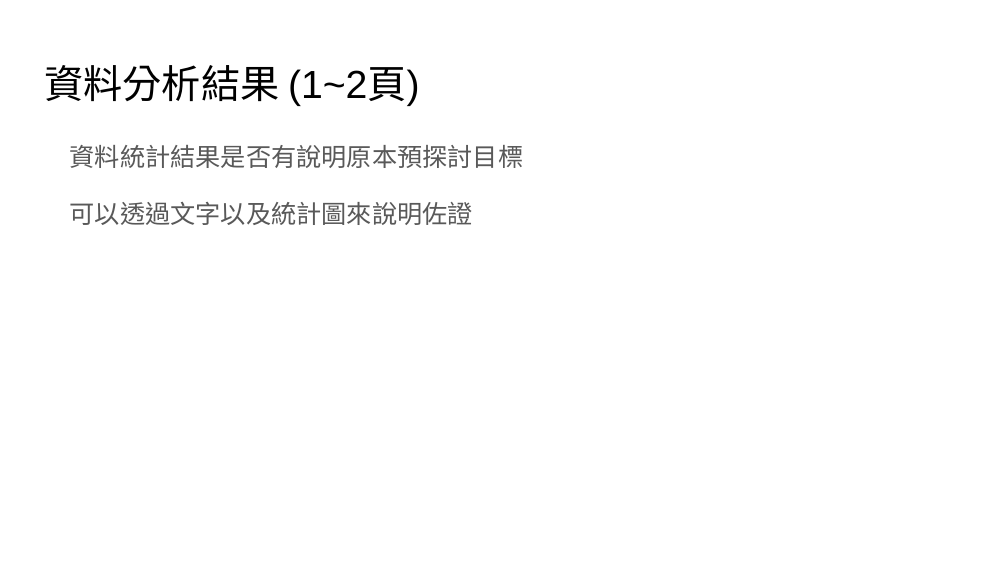
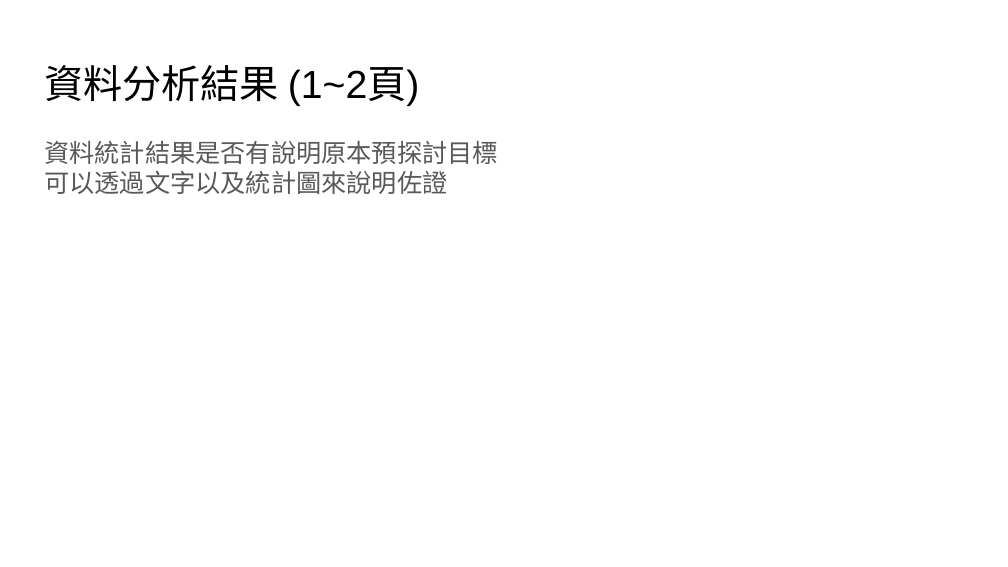
Before and after one commit to leadwort15027/SocialMedia_Final, a slide deck: slide 9 of Final_Project.pptx (slide 7 before the commit). Drawn at 1008x567 pixels with LibreOffice and Linux fonts; fonts in the diff are those of the drawing. Boxes give left, top, right and bottom in pixels: in the first picture for what was removed or moved away, otherwise in the second. Text is boxed around its words. In the diff, an @@ line names an element or a change of style, - is before the commit and + after.

```diff
--- a/Final_Project.pptx
+++ b/Final_Project.pptx
@@ text "資料統計結果是否有說明原本預探討目標" at box(44, 141, 498, 194): indent changed; line spacing 1.15 to 1; less space between paragraphs @@
```
Also in this commit, not shown: 6 other slides changed, 3 slides added, 1 slide removed, 2 other files.
